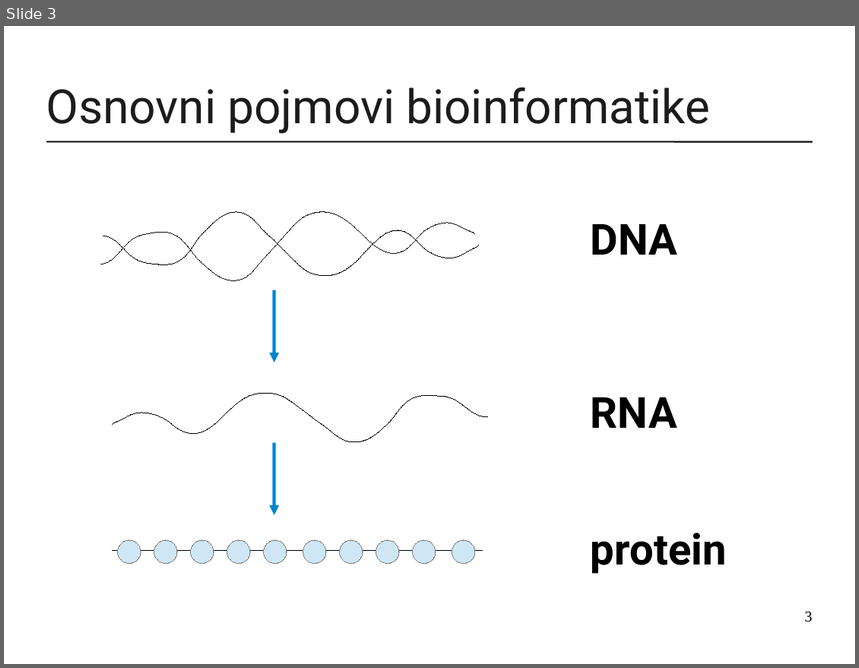
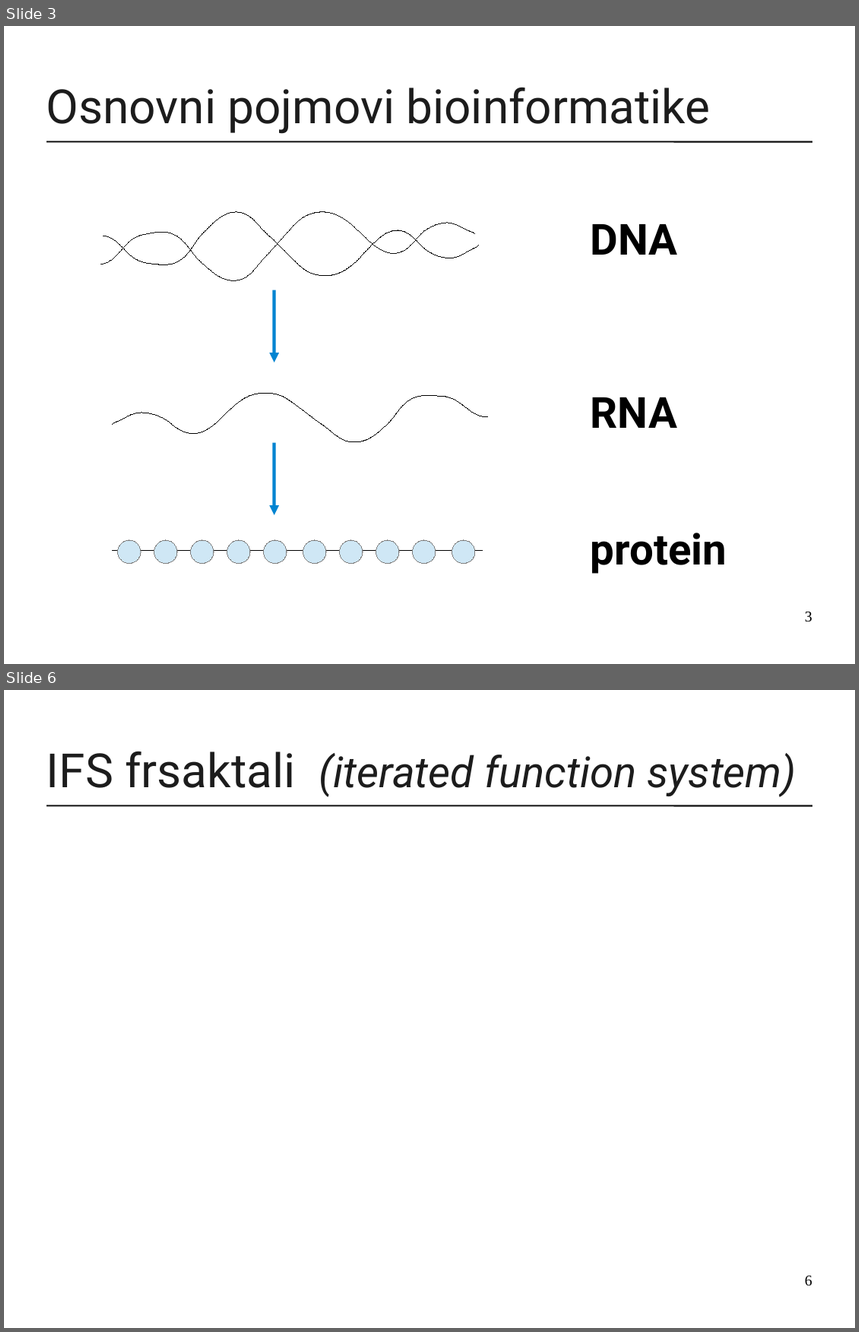
Before and after one commit to mirjamsk/DNAdrivenIFS, a slide deck: CD_bundle/prezentacija.odp. Shown one above the other, each under a label of ours: slide 3 before the commit, slides 3 and 6 after it; the slides between them are not shown. The pictures are 859x668 and 859x1332 pixels, drawn with LibreOffice and Linux fonts; fonts in the diff are those of the drawing. Boxes give left, top, right and bottom in pixels: in the first picture for what was removed or moved away, otherwise in the second. Text is boxed around its words. In the diff, an @@ line names an element or a change of style, - is before the commit and + after.

```diff
--- a/CD_bundle/prezentacija.odp
+++ b/CD_bundle/prezentacija.odp
@@ slide 6 added at <box>4,690,855,1328</box>, background #FFFFFF; not listed: 1 template element that a slide beside it also shows @@
@@ title added at <box>47,751,797,797</box>, 40 pt, text #1C1C1C, italic @@
+IFS frsaktali (iterated function system)
@@ page number added at <box>805,1276,813,1287</box>, 14 pt, text #000000 @@
+6
```
Also in this commit, not shown: 1 slide changed, 1 other slide added, 1 other file.
